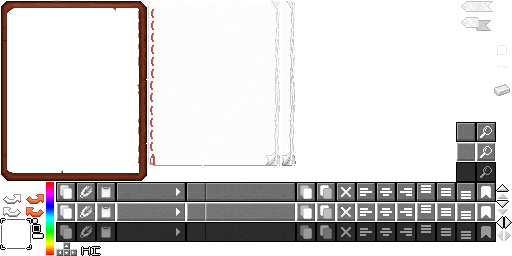
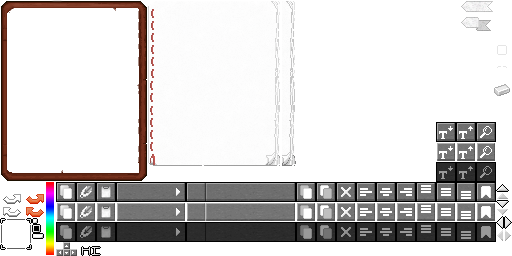
Comparing the layer stacks of the two 512px x 256px images. Changes:
added layer "Слой 85 копия 5" above "Слой 85 копия 4" over [left=439, top=166, right=453, bottom=179]
added layer "Слой 85 копия 4" above "Слой 85 копия 3" over [left=439, top=146, right=453, bottom=159]
added layer "Слой 85 копия 3" above "Слой 84 копия" over [left=439, top=133, right=447, bottom=139]
added layer "Слой 84 копия" above "Слой 13 копия 16" over [left=448, top=126, right=453, bottom=131]
added layer "Слой 13 копия 16" above "Слой 85 копия 2" over [left=436, top=122, right=456, bottom=182]
added layer "Слой 85 копия 2" above "Слой 85 копия" over [left=459, top=166, right=473, bottom=179]
added layer "Слой 85 копия" above "Слой 85" over [left=459, top=146, right=473, bottom=159]
added layer "Слой 85" above "Слой 84" over [left=459, top=131, right=467, bottom=139]
added layer "Слой 84" above "Слой 13 копия 15" over [left=468, top=126, right=473, bottom=131]
